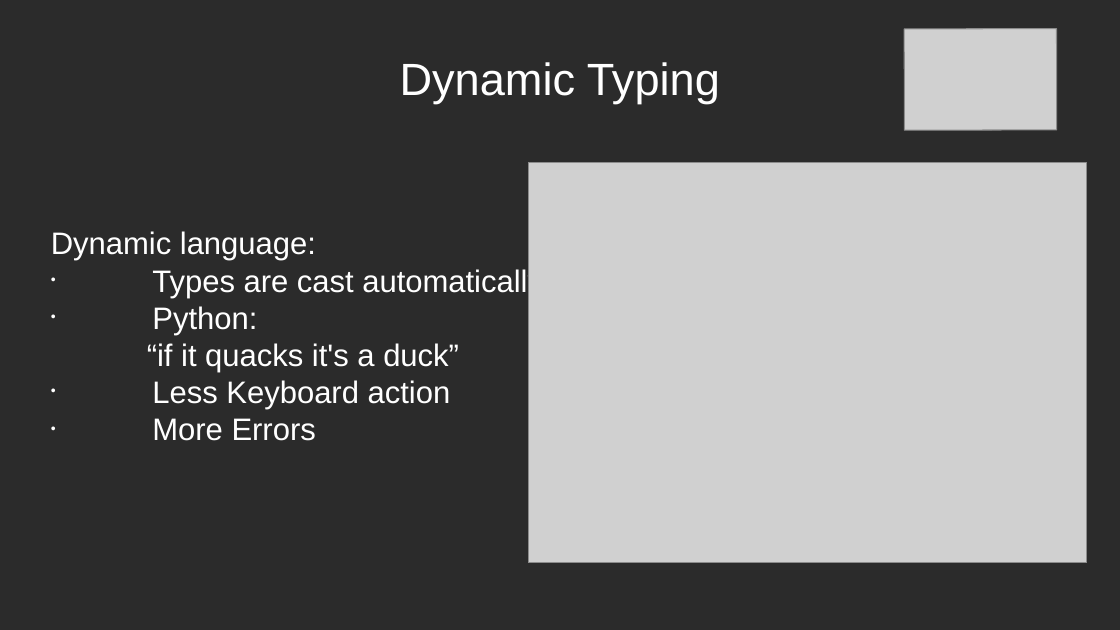
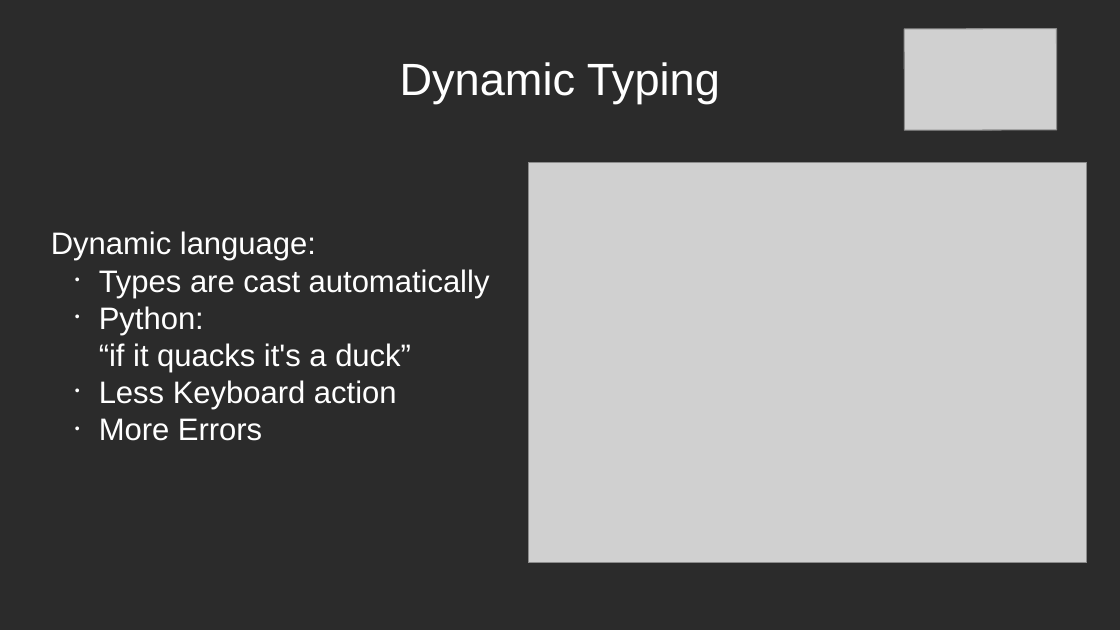
Before and after one commit to lucastepper/rust_talk, a slide deck: slide 2 of rust_presentation.odp. Drawn at 1120x630 pixels with LibreOffice and Linux fonts; fonts in the diff are those of the drawing; grey boxes stand for pictures; background and template pictures are left out; a plain dark background stands for a picture behind light text. Boxes give left, top, right and bottom in pixels: in the first picture for what was removed or moved away, otherwise in the second. Text is boxed around its words. In the diff, an @@ line names an element or a change of style, - is before the commit and + after.

```diff
--- a/rust_presentation.odp
+++ b/rust_presentation.odp
@@ subtitle at (99,269,490,441): list level 1 to 2 in "Types are cast automatically"; list level 1 to 2 in "Python:"; list level 4 to 2 in "“if it quacks it's a ..."; list level 1 to 2 in "Less Keyboard action"; list level 1 to 2 in "More Errors" @@
```
Also in this commit, not shown: 7 other slides changed, 3 slides added, 14 other files.
